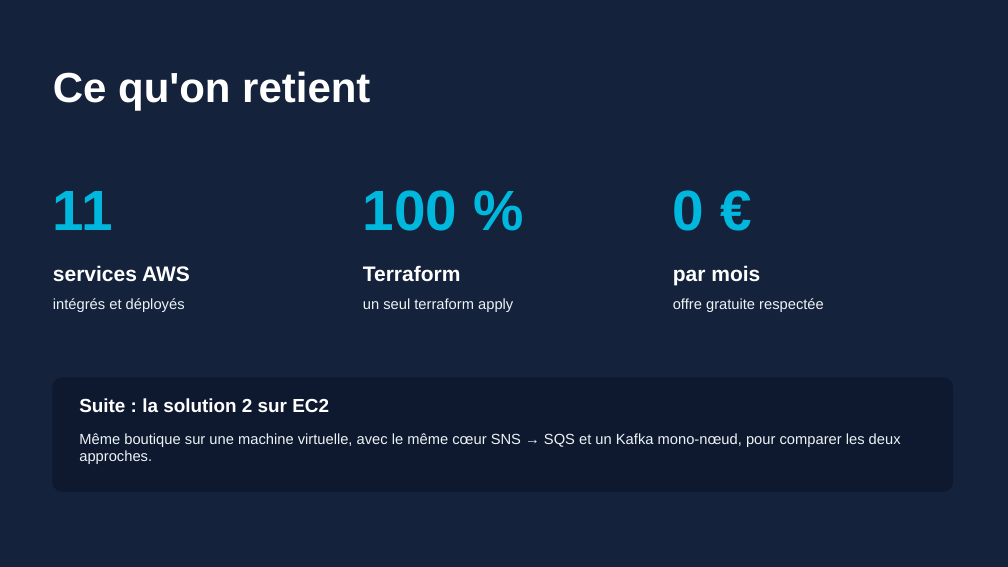
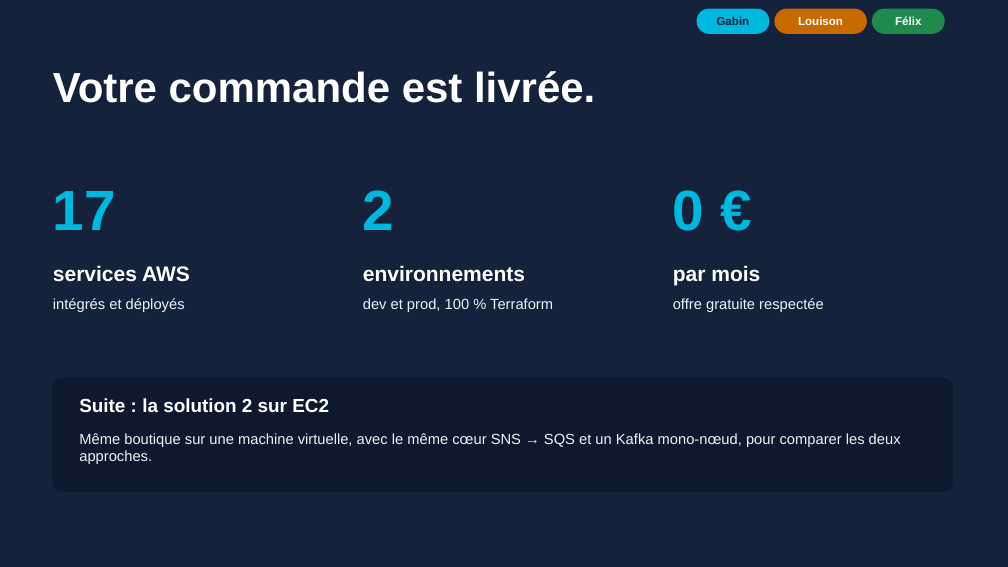
Before and after one commit to louizoom/shop-imt, a slide deck: slide 11 of docs/SHOP-IMT-presentation.pptx (slide 8 before the commit). Drawn at 1008x567 pixels with LibreOffice and Linux fonts; fonts in the diff are those of the drawing. Boxes give left, top, right and bottom in pixels: in the first picture for what was removed or moved away, otherwise in the second. Text is boxed around its words. In the diff, an @@ line names an element or a change of style, - is before the commit and + after.

```diff
--- a/docs/SHOP-IMT-presentation.pptx
+++ b/docs/SHOP-IMT-presentation.pptx
@@ rounded rectangle added at (697, 9, 769, 33), fill #00B8DE, outline #00B8DE 1 pt @@
@@ text added at (717, 16, 750, 25), 11 pt, text #14223C, bold @@
+Gabin
@@ rounded rectangle added at (775, 9, 867, 33), fill #C76A00, outline #C76A00 1 pt @@
@@ text added at (798, 16, 843, 25), 11 pt, text #FFFFFF, bold @@
+Louison
@@ rounded rectangle added at (873, 9, 944, 33), fill #1F8A4C, outline #1F8A4C 1 pt @@
@@ text added at (895, 16, 921, 25), 11 pt, text #FFFFFF, bold @@
+Félix
@@ text at (53, 71, 595, 103): text changed @@
-Ce qu'on retient
+Votre commande est livrée.
@@ text at (53, 191, 116, 230): text changed @@
-11
+17
@@ text at (363, 190, 395, 230): text changed @@
-100 %
+2
@@ text at (363, 265, 525, 282): text changed @@
-Terraform
+environnements
@@ text at (363, 298, 553, 312): text changed @@
-un seul terraform apply
+dev et prod, 100 % Terraform
```
Also in this commit, not shown: 6 other slides changed, 4 slides added, 1 slide removed, 1 other file.
